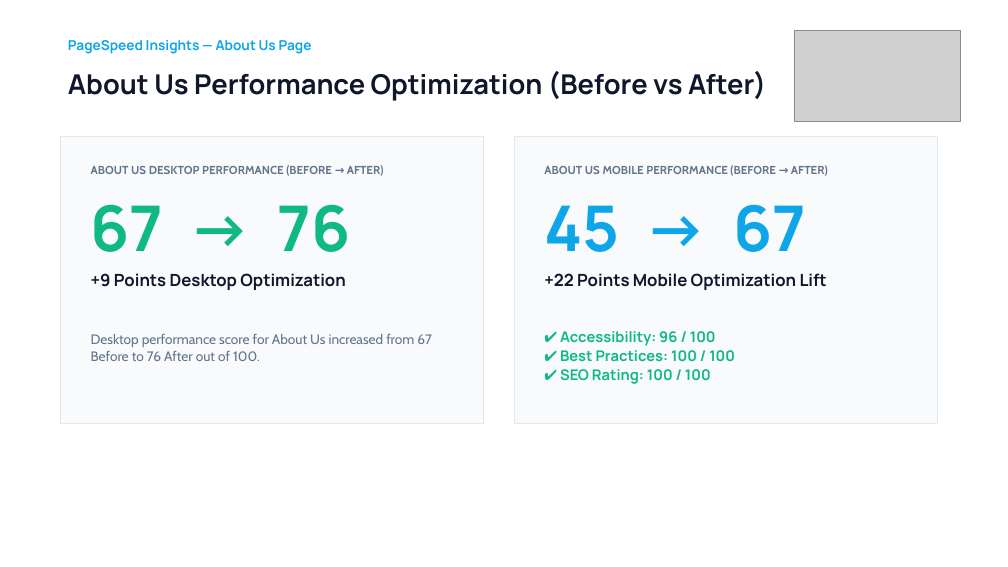
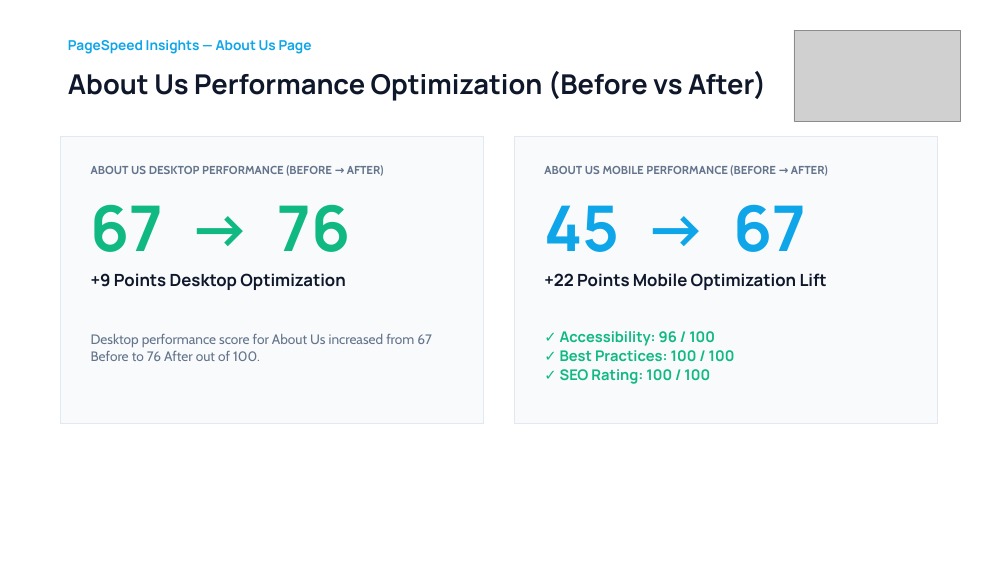
Before and after one commit to jash-webdesk/monthly-monitoring-testing-system, a slide deck: slide 7 of reports/genpet/2026-10/Genpet_Monthly_Optimization_Report_October_2026.pptx. Drawn at 1008x567 pixels with LibreOffice and Linux fonts; fonts in the diff are those of the drawing; grey boxes stand for pictures. Boxes give left, top, right and bottom in pixels: in the first picture for what was removed or moved away, otherwise in the second. Text is boxed around its words. In the diff, an @@ line names an element or a change of style, - is before the commit and + after.

```diff
--- a/reports/genpet/2026-10/Genpet_Monthly_Optimization_Report_October_2026.pptx
+++ b/reports/genpet/2026-10/Genpet_Monthly_Optimization_Report_October_2026.pptx
@@ text at bbox=[560, 331, 735, 384]: text changed @@
-✔ Accessibility: 96 / 100
-✔ Best Practices: 100 / 100
-✔ SEO Rating: 100 / 100
+✓ Accessibility: 96 / 100
+✓ Best Practices: 100 / 100
+✓ SEO Rating: 100 / 100
```
Also in this commit, not shown: 7 other slides changed, 4 other files.
